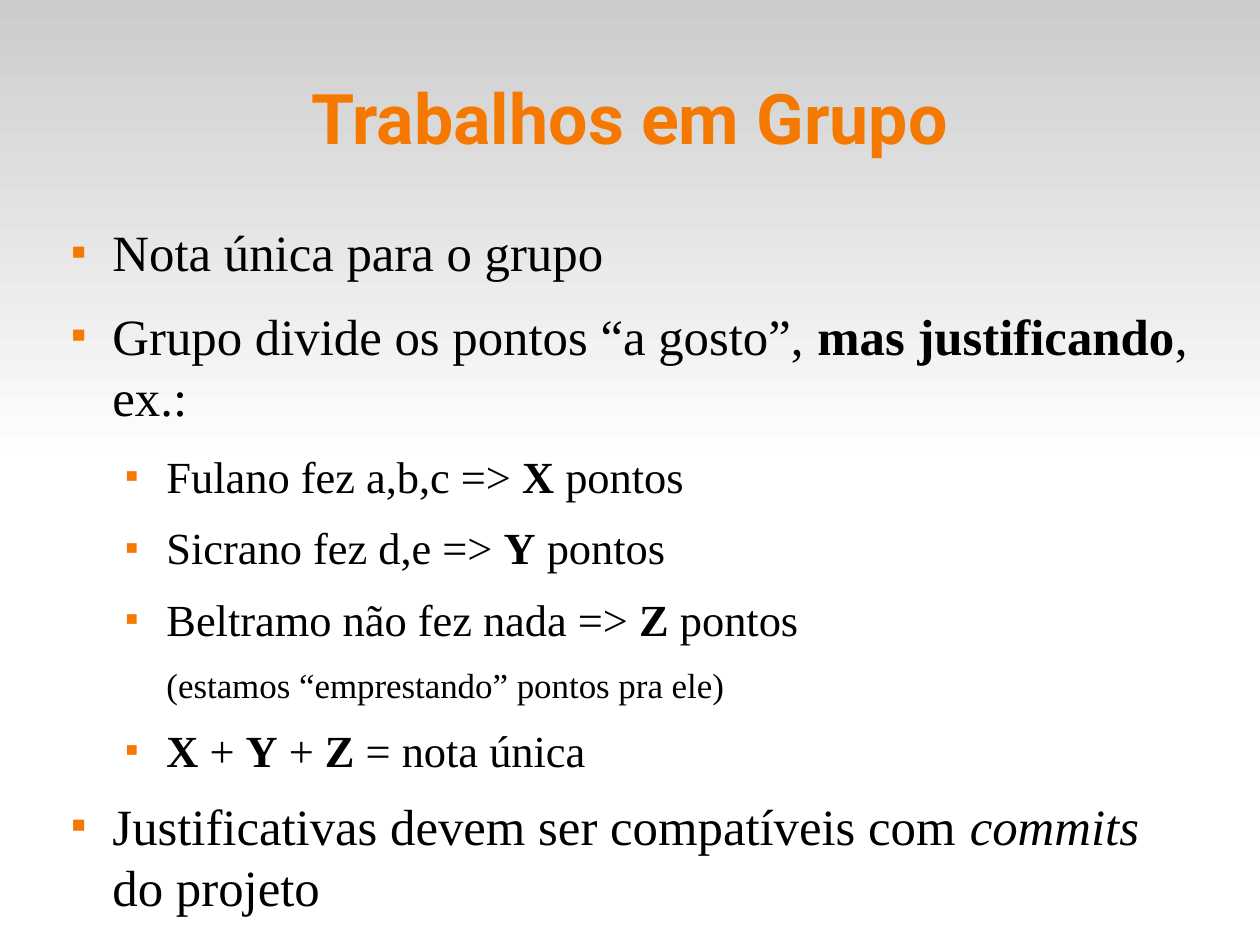
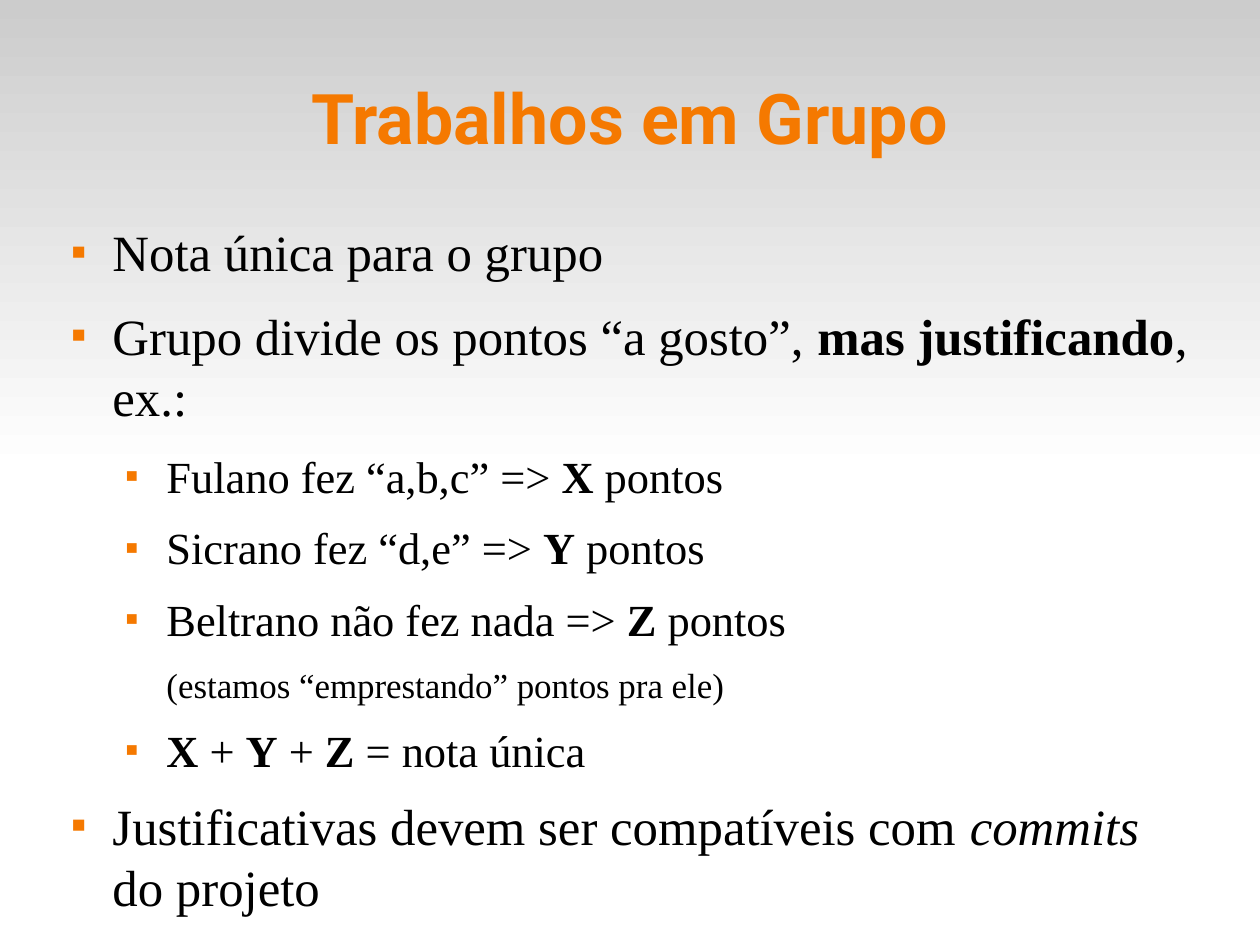
Before and after one commit to fsantanna-uerj/EDL, a slide deck: slide 9 of slides/edl-00.odp. Drawn at 1260x945 pixels with LibreOffice and Linux fonts; fonts in the diff are those of the drawing. Boxes give left, top, right and bottom in pixels: in the first picture for what was removed or moved away, otherwise in the second. Text is boxed around its words. In the diff, an @@ line names an element or a change of style, - is before the commit and + after.

```diff
--- a/slides/edl-00.odp
+++ b/slides/edl-00.odp
@@ text at bbox=[166, 461, 786, 645]: text changed @@
-  ■ Fulano fez a,b,c => X pontos
-  ■ Sicrano fez d,e => Y pontos
-  ■ Beltramo não fez nada => Z pontos
+  ■ Fulano fez “a,b,c” => X pontos
+  ■ Sicrano fez “d,e” => Y pontos
+  ■ Beltrano não fez nada => Z pontos
```
Also in this commit, not shown: 5 other files.
